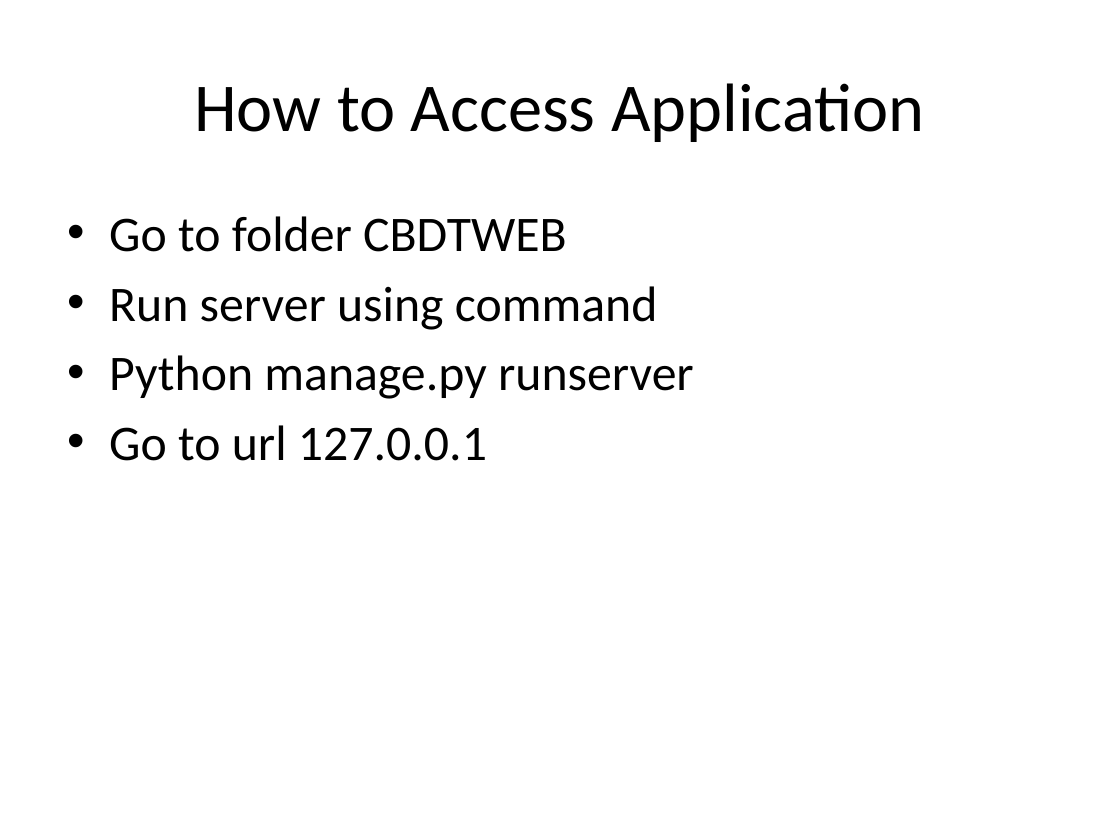
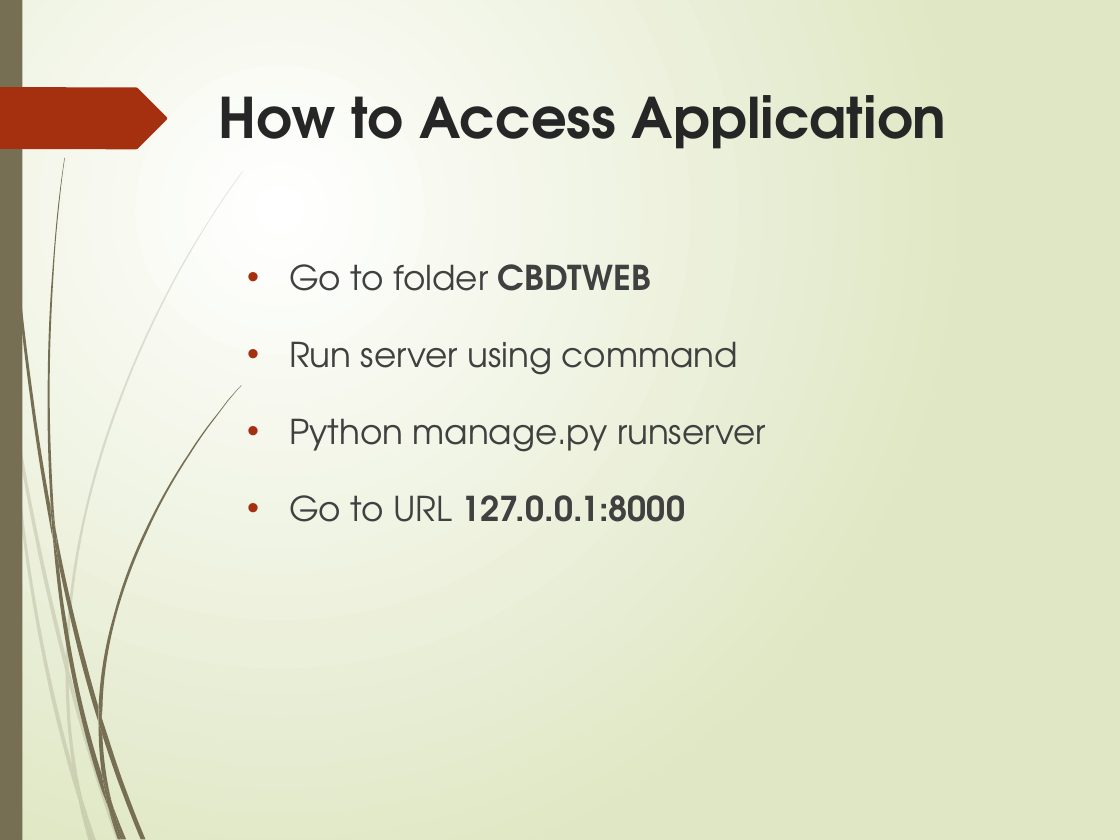
Before and after one commit to amitcharaya/CBDTWEB, a slide deck: slide 17 of CBDT ON NACH.pptx (slide 18 before the commit). Drawn at 1120x840 pixels with LibreOffice and Linux fonts; fonts in the diff are those of the drawing. Boxes give left, top, right and bottom in pixels: in the first picture for what was removed or moved away, otherwise in the second. Text is boxed around its words. In the diff, an @@ line names an element or a change of style, - is before the commit and + after.

```diff
--- a/CBDT ON NACH.pptx
+++ b/CBDT ON NACH.pptx
@@ background #FFFFFF to gradient #FFFFFF to #DFE8C4 @@
@@ rectangle added at [0, 0, 22, 840], fill #766F54 @@
@@ freeform shape added at [0, 87, 167, 150], fill #A53010 @@
@@ title "How to Access Application": place and size @@
-title "How to Access Application" at [194, 83, 924, 142]
+title "How to Access Application" at [218, 95, 947, 149]
@@ title "How to Access Application" at [218, 95, 947, 149]: size 44 to 36 pt, font Calibri to TeX Gyre Adventor, text colour #000000 to #262626, bold on; alignment centre to left; vertical alignment middle to top @@
@@ text "Go to folder CBDTWEB": place and size @@
-text "Go to folder CBDTWEB" at [109, 216, 694, 461]
+text "Go to folder CBDTWEB" at [289, 264, 766, 522]
@@ text at [289, 264, 766, 452]: size 32 to 22 pt, font Calibri to TeX Gyre Adventor, text colour #000000 to #404040 in "Go to folder CBDTWEB", "Run server using command", "Python manage.py runserver"; bold on in "CBDTWEB"; line spacing 1 to 1.5; more space between paragraphs @@
@@ text at [289, 495, 686, 522]: text changed; size 32 to 22 pt; font Calibri to TeX Gyre Adventor; text colour #000000 to #404040; bold on @@
-• Go to url 127.0.0.1
+• Go to URL 127.0.0.1:8000
@@ group added at [0, 171, 243, 840]: 10 freeform shapes @@
@@ group added at [2, 0, 242, 840]: 12 freeform shapes @@
```
Also in this commit, not shown: 12 other slides changed, 10 slides added, 10 slides removed, 4 other files.
